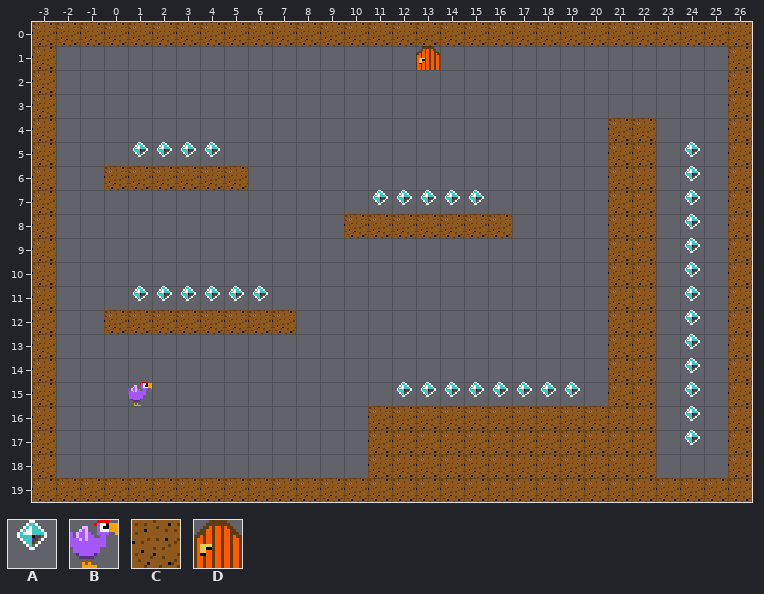
Two versions of a level (Tiled map (JSON), src/levels/level-03.tmj). The picture above is the old version.
Cells are 16x16 px. Shown: x -3..26, y 0..19. The old version is drawn lined up with the new one.
Key: from "LittleJS Platformer": A 0, B 2, C 5, D 6.
_ is an empty cell.
Layer "Foreground" before, first column x -3:
 0 CCCCCCCCCCCCCCCCCCCCCCCCCCCCCC
 1 C_______________D____________C
 2 C____________________________C
 3 C____________________________C
 4 C_______________________CC___C
 5 C___AAAA________________CC_A_C
 6 C__CCCCCC_______________CC_A_C
 7 C_____________AAAAA_____CC_A_C
 8 C____________CCCCCCC____CC_A_C
 9 C_______________________CC_A_C
10 C_______________________CC_A_C
11 C___AAAAAA______________CC_A_C
12 C__CCCCCCCC_____________CC_A_C
13 C_______________________CC_A_C
14 C_______________________CC_A_C
15 C___B__________AAAAAAAA_CC_A_C
16 C_____________CCCCCCCCCCCC_A_C
17 C_____________CCCCCCCCCCCC_A_C
18 C_____________CCCCCCCCCCCC___C
19 CCCCCCCCCCCCCCCCCCCCCCCCCCCCCC
Once edited:
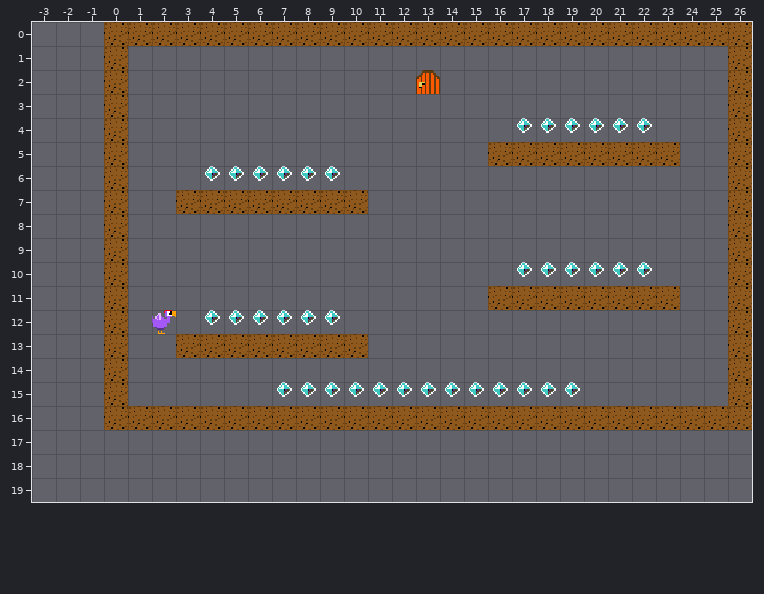
The edit:
Changed rows in their new state; . is an unchanged cell.
map size 30x20 -> 27x17 cells (old content now starts at -3,0; both pictures use the new coordinates)
Layer "Foreground":
first column x -3:
 0 ___...........................
 1 _..C............_.............
 2 _..C............D.............
 3 _..C..........................
 4 _..C................AAAAAA....
 5 _..C____...........CCCCC..C_..
 6 _...___AAAAAA...........__._..
 7 _..C..CCCCCCCC_____.....__._..
 8 _..C........._______....__._..
 9 _..C....................__._..
10 _..C................AAAAAA._..
11 _..C______.........CCCCC..C_..
12 _..._B_AAAAAA...........__._..
13 _..C..CCCCCCCC..........__._..
14 _..C....................__._..
15 _..C_.....AAAAA.........__._..
16 _..CCCCCCCCCCC............CCC.
17 _.............____________._._
18 _.............____________..._
19 ______________________________
Changed places in both pictures, as pixel boxes (x1, y1, x2, y2):
changed: (32, 22, 752, 502)
